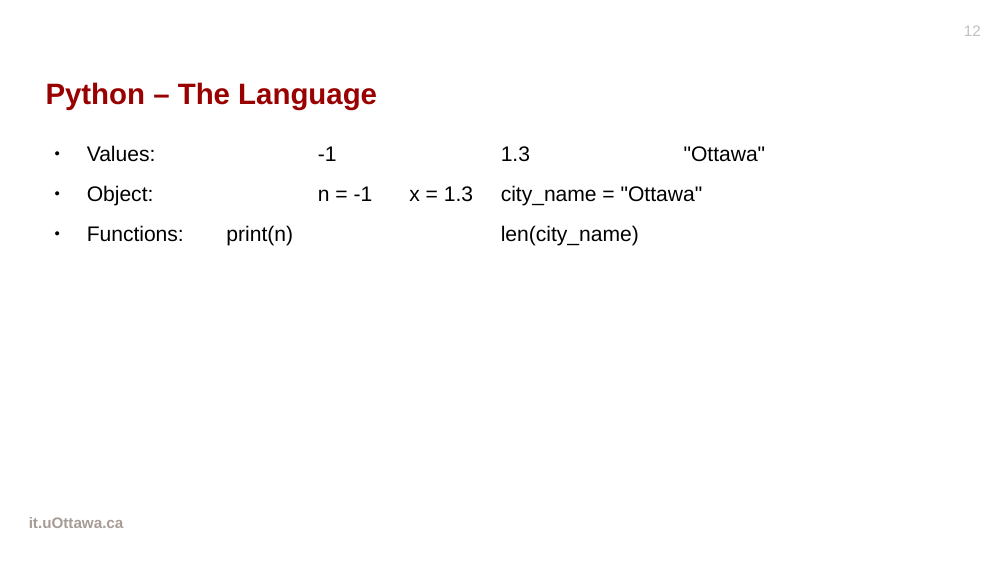
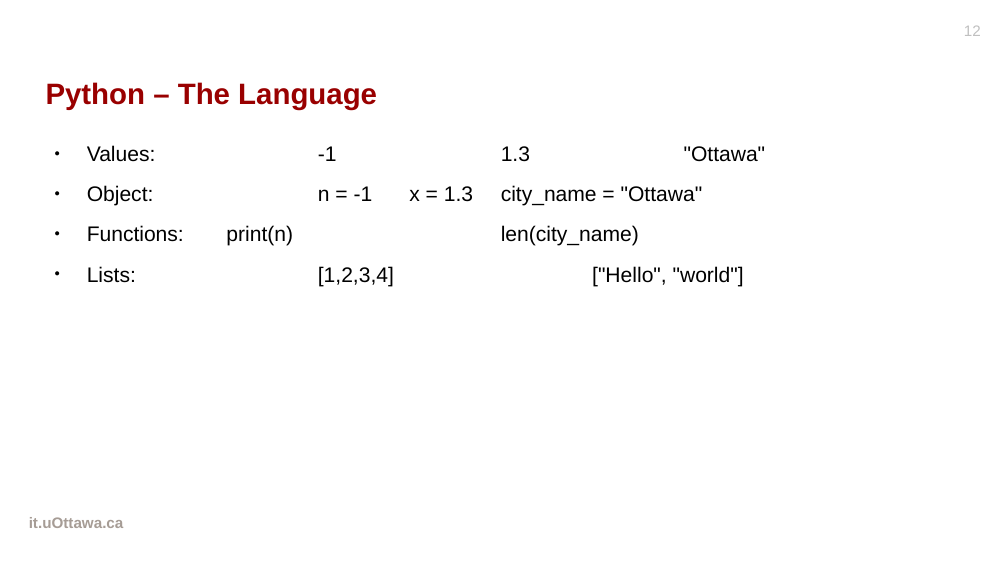
Before and after one commit to drjarno/python-workshop-2020-may, a slide deck: slide 12 of Slides.odp. Drawn at 1008x567 pixels with LibreOffice and Linux fonts; fonts in the diff are those of the drawing; background and template pictures are left out. Boxes give left, top, right and bottom in pixels: in the first picture for what was removed or moved away, otherwise in the second. Text is boxed around its words. In the diff, an @@ line names an element or a change of style, - is before the commit and + after.

Commit message:
Added info about lists

```diff
--- a/Slides.odp
+++ b/Slides.odp
@@ text at <box>318,266,744,287</box>: paragraph added @@
+● Lists: [1,2,3,4] ["Hello", "world"]
```
Also in this commit, not shown: 1 other slide changed.
